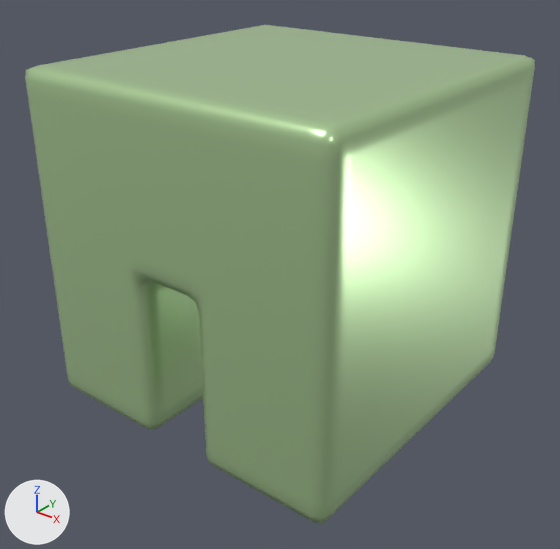
What one commit did to the glTF model glb/smooth/1001-2000/1755.glb.
The view is the same before and after, from a 50 mm camera at (1.98, -2.53, 2.09) aimed at (0.03, -0.09, 0.58). The axes (+X, +Y, +Z) are drawn at lower left. The lights are the same throughout.

Before the edit, the objects in view are built like this:
```python
mat_material_0 = bpy.data.materials.new('Material_0')
mat_material_0.use_nodes = True; mat_material_0.node_tree.nodes.clear()
_N = mat_material_0.node_tree.nodes; _L = mat_material_0.node_tree.links
n0 = _N.new('ShaderNodeBsdfPrincipled'); n0.name = 'Principled BSDF'
n0.inputs[1].default_value = 0.6  # 'Metallic'
n0.inputs[2].default_value = 0.3  # 'Roughness'
n1 = _N.new('ShaderNodeOutputMaterial'); n1.name = 'Material Output'
n2 = _N.new('ShaderNodeVertexColor'); n2.name = 'Color Attribute'
_L.new(n0.outputs[0], n1.inputs[0])  # 'BSDF' to 'Surface'
_L.new(n2.outputs[0], n0.inputs[0])  # 'Color' to 'Base Color'
me_mesh_0 = bpy.data.meshes.new('Mesh_0')
me_mesh_0.from_pydata(...)  # 912 vertices, 1672 faces; spans x -0.75..0.75, y -0.75..0.75, z 0.0..1.5
me_mesh_0.materials.append(mat_material_0)
ob_mesh_0 = bpy.data.objects.new('Mesh_0', me_mesh_0)
ob_mesh_0.location = (0.0, 0.0, 0.0)
```
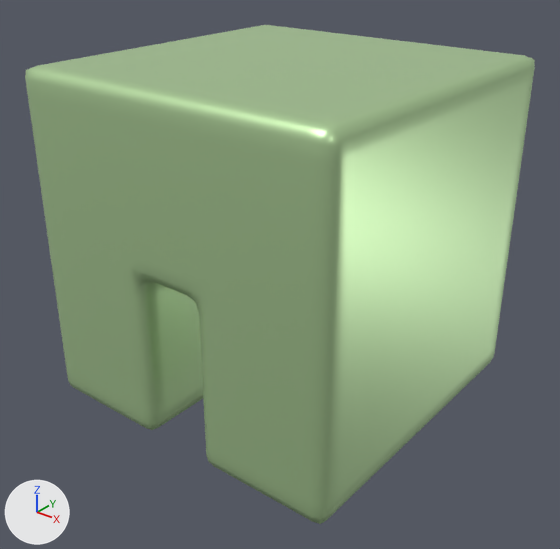
The change, as a diff of the scene's bpy script:
```diff
--- a/glb/smooth/1001-2000/1755.glb.py
+++ b/glb/smooth/1001-2000/1755.glb.py
@@ mat_material_0 @@
 n0 = _N.new('ShaderNodeBsdfPrincipled'); n0.name = 'Principled BSDF'
 n0.inputs[1].default_value = 0.6  # 'Metallic'
-n0.inputs[2].default_value = 0.3  # 'Roughness'
+n0.inputs[2].default_value = 0.4  # 'Roughness'
 n1 = _N.new('ShaderNodeOutputMaterial'); n1.name = 'Material Output'
```

What differs and where, as boxes [x1, y1, x2, y2] in the pictures (560 x 549 px):
'Mesh_0', surface changed
    both: [37, 69, 531, 469]
